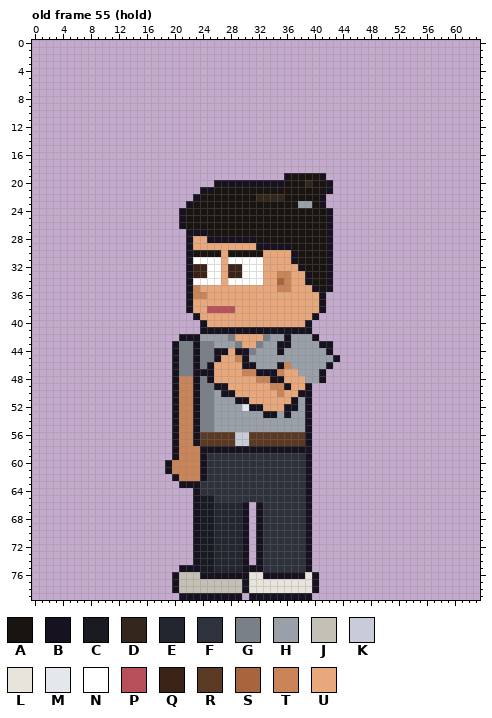
A pixel-art file gets an edit: sprites/clients/client_mina_left_anim.aseprite. Above is the file before it was changed.
64x80 pixels, 123 frames. Colours within 5 levels of each other are drawn and written as one. Shown: old frame 55 (hold). The commit also changed other frames, which this record leaves out.
Visible layers, top first: "Arm Top", "Hair", "Face", "Watch", "Near Arm", "Collar", "Belt", "Shirt", "Body", "Back Arm", "Pants", "Shoes".
Palette (. is transparent): A #1a1410  B #17121f  C #181b22  D #33261c  E #22262e  F #2e323c  G #7a8088  H #9aa0a8  J #c4c0b6  K #c8ccd8  L #e8e4dc  M #e4e8ec  N #ffffff  P #b8505a  Q #3a2418  R #5a3a22  S #a8643c  T #c98458  U #e8a87c
Pixels before, old frame 55 (hold) (only the part around the change), first column x 2:
13 .......................................................
14 .......................................................
15 .......................................................
16 .......................................................
17 .......................................................
18 .......................................................
19 ..................................BAAAAB...............
20 ........................BBBBBBBBBBAAADAAB..............
21 ......................BBAAAAAAAAAAAAAAAAB..............
22 .....................BAAAAAAAADDDDAAAAAB...............
23 ....................BAAAAAAAAAAAAAAAHHAB...............
24 ...................BAAAAAAAAAAAAAAAAAAAAB..............
25 ...................BAAAAAAAAAAAAAAAAAAAAB..............
26 ...................BAAAAAAAAAAAAAAAAAAAAB..............
27 ....................BBBAAAAAAAAAAAAAAAAAB..............
28 ....................BUUBBBBBBBAAAAAAAAAAB..............
29 ....................BUUUUUUUUUBBBBBAAAAAB..............
30 ....................BAAAAUAAAAAUUUUBAAAAB..............
31 ....................BNNNNUNNNNNUUUUBAAAAB..............
32 ....................BQQNNUQQNNNUUUUUBAAAB..............
33 ....................BQQNNUQQNNNUUTTUUBAAB..............
34 ....................BNNNNUNNNNNUUSTUUBAAB..............
35 ....................BTUUUUUUUUUUUTTUUUBAB..............
36 ....................BTTUUUUUUUUUUUUUUUUB...............
37 ....................BUUUUUUUUUUUUUUUUUUB...............
38 ....................BUUPPPPUUUUUUUUUUUUB...............
39 .....................BUUUUUUUUUUUUUUUUB................
40 ......................BUUUUUUUUUUUUUUB.................
41 ......................BBBBBBBBBBBBBBBB.................
42 ...................BBBHHHHGUUUUGHHBHHHB................
43 ..................BGGBGGHHHGUUGHHBBHHHHBB..............
44 ..................BGGBGGBBUBBGHHHBHHHHHHB..............
45 ..................BGGBGGBUUTBHHHHHHHHHHHHB.............
46 ..................BGGBGBUUUUBBHHHBTHHHHHB..............
47 ..................BGGBBBUUUUTTBBBTUUHHHB...............
48 ..................BTTBGBUUUUUUTTBBUUUHHB...............
49 ..................BTTBGGBBUUUUUUTTBUUB.................
50 ..................BTTBGGHBBUUUUUUTUUBB.................
51 ..................BTTBGGHHHBBUUUUUUBHB.................
52 ..................BTTBGGHHHHMBBUUUBBHB.................
53 ..................BTTBGGHHHHHHHBBHBHHB.................
54 ..................BTTBGGHHHHHHHHHHHHHB.................
55 ..................BTTBGGHHHHHHHHHHHHHB.................
56 ..................BTTBRRRRRKKRRRRRRRRB.................
57 ..................BTTBRRRRRKKRRRRRRRRB.................
58 ..................BTTTBBBBBBBBBBBBBBBB.................
59 ..................BTTTBFFFFFFFFFFFFFFB.................
60 .................BTTTTBFFFFFFFFFFFFFFB.................
61 .................BTTTTBFFFFFFFFFFFFFFB.................
62 ..................BTTTBFFFFFFFFFFFFFFB.................
63 ...................BBBFFFFFFFFFFFFFFFB.................
64 .....................BFFFFFFFFFFFFFFFB.................
65 .....................BCCFFFFFFFFFFFFFB.................
66 .....................BCCEEEEB.BFFFFFFB.................
67 .....................BCCEEEEB.BFFFFFFB.................
After the commit:
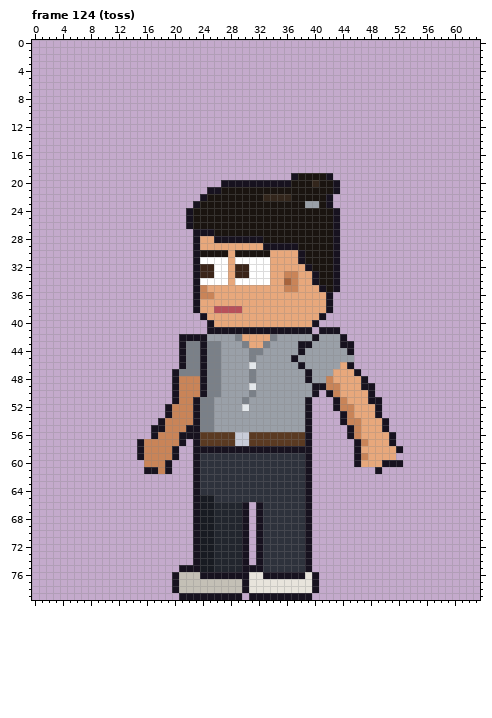
A new or re-ordered frame is compared with the old frame closest to it.
From old to new:
frames 123 -> 129
Changed rows in their new state; - is an unchanged pixel.
Frame 124 (toss) is new; against old frame 55 (hold):
first column x 15:
19 ---------------------.B---AB----------
20 -----------.---------B--AD-AB---------
21 ---------.-B---------------AB---------
22 --------.B-------A---D----AB----------
23 -------.B--------------A-HAB----------
24 ------.B-------------------AB---------
25 ------.B-------------------AB---------
26 ------.B-------------------AB---------
27 -------.--B----------------AB---------
28 -------.B-U------B---------AB---------
29 -------.B--------U----B----AB---------
30 -------.B---AU----A---UB---AB---------
31 -------.B---NU----N---UB---AB---------
32 -------.B-Q-NU-Q--N----UB--AB---------
33 -------.B-Q-NU-Q--N-U-T-UB-AB---------
34 -------.B---NU----N-UST-UB-AB---------
35 -------.BT----------U-T--UBAB---------
36 -------.B-T---------------UB----------
37 -------.B-----------------UB----------
38 -------.B-U---P-----------UB----------
39 --------.B---------------UB-----------
40 ---------.B-------------UB------------
41 ---------.----------------BBB---------
42 ---------B---HG---UG-H----HHHB--------
43 -----.B-GB-G--HG-UG-HH-BB-HHHBB-------
44 -----.B-GB-GHHHH-G--H--B---HHHB-------
45 -----.B-GB-GHHHHG-----B-----HHH-------
46 -----.B-GBGGHHHHM---HH-B---HHUB-------
47 --------G-GGHHHHGHHHHHH-B-HHUUUB------
48 --------TBGGHHHHGHHHHHHHB-HTUUUUB-----
49 --------TB-GHHHHMHHHHHHHHBBTTUUUBB----
50 --------TB-GHHHHGHHHHHHHHB-BTUUUUB----
51 --------------HGHHHHHHH-----BTUUUBB---
52 ----BT----------HHHHHHH-----BTTUUUB---
53 ----BT------------HH-H-------BTUUUB---
54 ---BTT-----------------------BTTUUUB--
55 --BBTT-B----------------------BTUUUB--
56 --BTTTBB----------------------BTUUUUB-
57 BTTTTTB.-----------------------BTUUUB-
58 BTTTT-..B----------------------BUUUUUB
59 BTTTT-..BF---------------------BTUUUU-
60 -TTT-...BF---------------------BUUUBBB
61 -BBT-...BF------------------------B---
62 -----...BF----------------------------
63 ------..------------------------------
Boxes around the changes in both pictures, in picture pixels (x1, y1, x2, y2):
changed: (137, 173, 403, 488)
